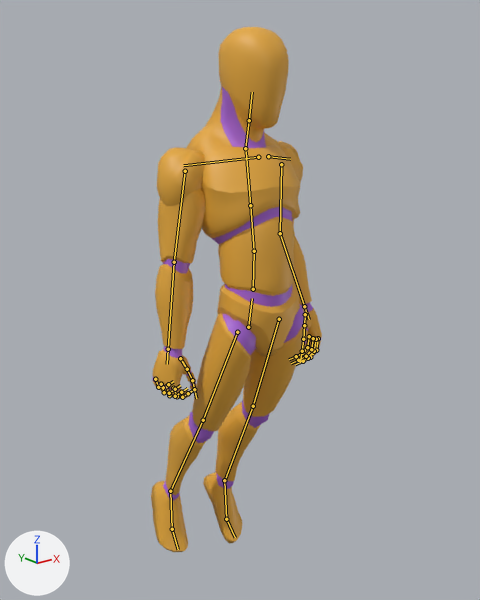
What one commit did to the glTF model assets/humanoid/humanoid_clips.glb.
Camera for both pictures: a camera (50 mm lens) standing at (-1.294, -1.588, 1.97) and looking at (0.024, 0.059, 1.312). The lights are fixed; the arrows at lower left show +X, +Y and +Z. The picture after the commit comes second. Both versions are drawn at frame 140 of the action 'Hover'; the numbers are the values there. The bones that change, and the others that lie on the model, are drawn over the model as lines.

Objects in the first picture: 'Mannequin'.
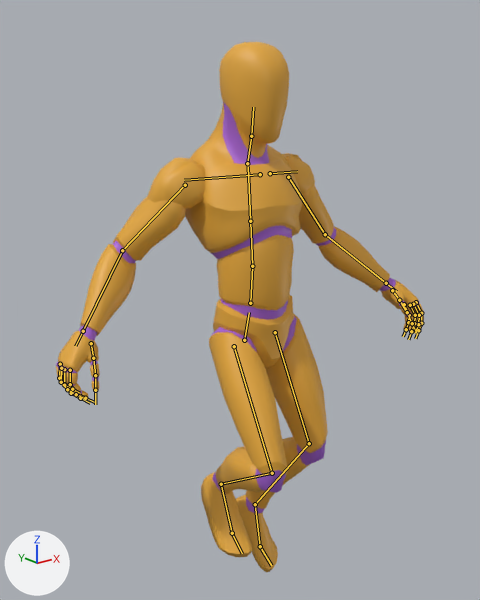
Where the change shows, as pixel boxes (x1, y1, x2, y2) in the pictures (480 x 600 px):
'Mannequin', posed (115% wider): before (151, 27, 322, 552); after (56, 42, 424, 572)
bone 'pelvis', root to tip: before (248, 327) to (252, 298); after (244, 340) to (249, 312)
bone 'spine_01', root to tip: before (253, 289) to (254, 251); after (250, 303) to (252, 266)
bone 'spine_03', root to tip: before (250, 205) to (246, 151); after (250, 221) to (248, 166)
bone 'clavicle_l', root to tip: before (268, 156) to (290, 159); after (270, 173) to (297, 171)
bone 'upperarm_l', root to tip: before (281, 164) to (280, 233); after (288, 177) to (325, 234)
bone 'lowerarm_l', root to tip: before (280, 233) to (304, 306); after (325, 234) to (386, 283)
bone 'upperarm_r', root to tip: before (185, 171) to (174, 262); after (185, 185) to (122, 250)
bone 'lowerarm_r', root to tip: before (174, 262) to (168, 349); after (122, 250) to (83, 331)
bone 'index_03_r', root to tip: before (182, 397) to (188, 393); after (77, 393) to (85, 398)
bone 'middle_03_r', root to tip: before (175, 396) to (181, 392); after (71, 393) to (80, 398)
bone 'ring_03_r', root to tip: before (169, 393) to (175, 389); after (67, 389) to (76, 394)
bone 'neck_01', root to tip: before (245, 148) to (249, 120); after (247, 163) to (251, 136)
bone 'Head', root to tip: before (249, 120) to (252, 92); after (251, 136) to (253, 107)
bone 'thigh_l', root to tip: before (279, 319) to (253, 406); after (275, 332) to (309, 443)
bone 'calf_l', root to tip: before (253, 406) to (225, 478); after (309, 443) to (255, 504)
bone 'foot_l', root to tip: before (224, 480) to (226, 519); after (255, 504) to (260, 546)
bone 'thigh_r', root to tip: before (237, 332) to (203, 420); after (234, 346) to (272, 473)
bone 'calf_r', root to tip: before (203, 420) to (170, 491); after (272, 473) to (221, 484)
bone 'foot_r', root to tip: before (170, 491) to (172, 529); after (221, 484) to (232, 533)

What the commit changed:
Bone 'pelvis' (bone_pelvis) moves from (0.011, 0.322, -0.029) to (-0.003, 0.28, -0.021).
Bone 'pelvis' (bone_pelvis) turns from (-4, 2, 1) to (-2, 3, 0) degrees about its own x, y and z.
Bone 'spine_01' (bone_spine_01) turns from (-1, -1, -1) to (-1, -2, 0) degrees about its own x, y and z.
Bone 'spine_03' (bone_spine_03) turns from (-1, 0, -1) to (-1, -1, -1) degrees about its own x, y and z.
Bone 'clavicle_l' (bone_clavicle_l) turns from (-3, 1, 0) to (-2, 1, -4) degrees about its own x, y and z.
Bone 'upperarm_l' (bone_upperarm_l) turns from (-25, 18, -77) to (-4, -3, -48) degrees about its own x, y and z.
Bone 'lowerarm_l' (bone_lowerarm_l) turns from (44, 0, 0) to (35, 0, 0) degrees about its own x, y and z.
Bone 'upperarm_r' (bone_upperarm_r) turns from (-9, -23, 82) to (-26, 0, 48) degrees about its own x, y and z.
Bone 'lowerarm_r' (bone_lowerarm_r) turns from (2, 0, 0) to (37, 0, 0) degrees about its own x, y and z.
Bone 'index_03_r' (bone_index_03_r) turns from (25, 0, 0) to (23, 0, 0) degrees about its own x, y and z.
Bone 'middle_03_r' (bone_middle_03_r) turns from (25, 0, 0) to (23, 0, 0) degrees about its own x, y and z.
Bone 'ring_03_r' (bone_ring_03_r) turns from (25, 0, 0) to (23, 0, 0) degrees about its own x, y and z.
Bone 'neck_01' (bone_neck_01) turns from (6, 2, 0) to (4, 1, 0) degrees about its own x, y and z.
Bone 'Head' (bone_head) turns from (8, 2, 1) to (5, 1, 0) degrees about its own x, y and z.
Bone 'thigh_l' (bone_thigh_l) turns from (25, -11, -6) to (-17, -11, -3) degrees about its own x, y and z.
Bone 'calf_l' (bone_calf_l) turns from (-1, 0, 0) to (49, 0, 0) degrees about its own x, y and z.
Bone 'foot_l' (bone_foot_l) moves from (0.0, 0.006, 0.011) to (0.0, 0.0, 0.0).
Bone 'foot_l' (bone_foot_l) turns from (36, 0, 9) to (19, 2, 7) degrees about its own x, y and z.
Bone 'thigh_r' (bone_thigh_r) turns from (29, 13, 11) to (-36, 14, 1) degrees about its own x, y and z.
Bone 'calf_r' (bone_calf_r) turns from (-1, 0, 0) to (89, 0, 0) degrees about its own x, y and z.
Bone 'foot_r' (bone_foot_r) turns from (38, 3, -10) to (-16, -3, -1) degrees about its own x, y and z.
